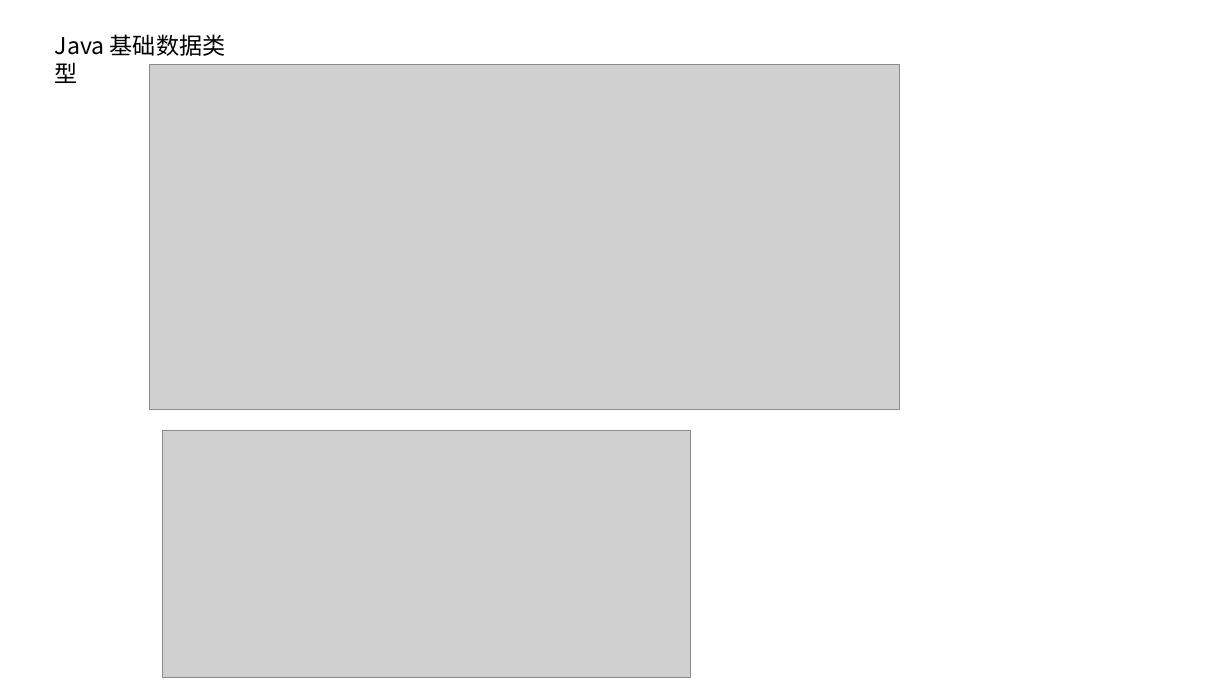
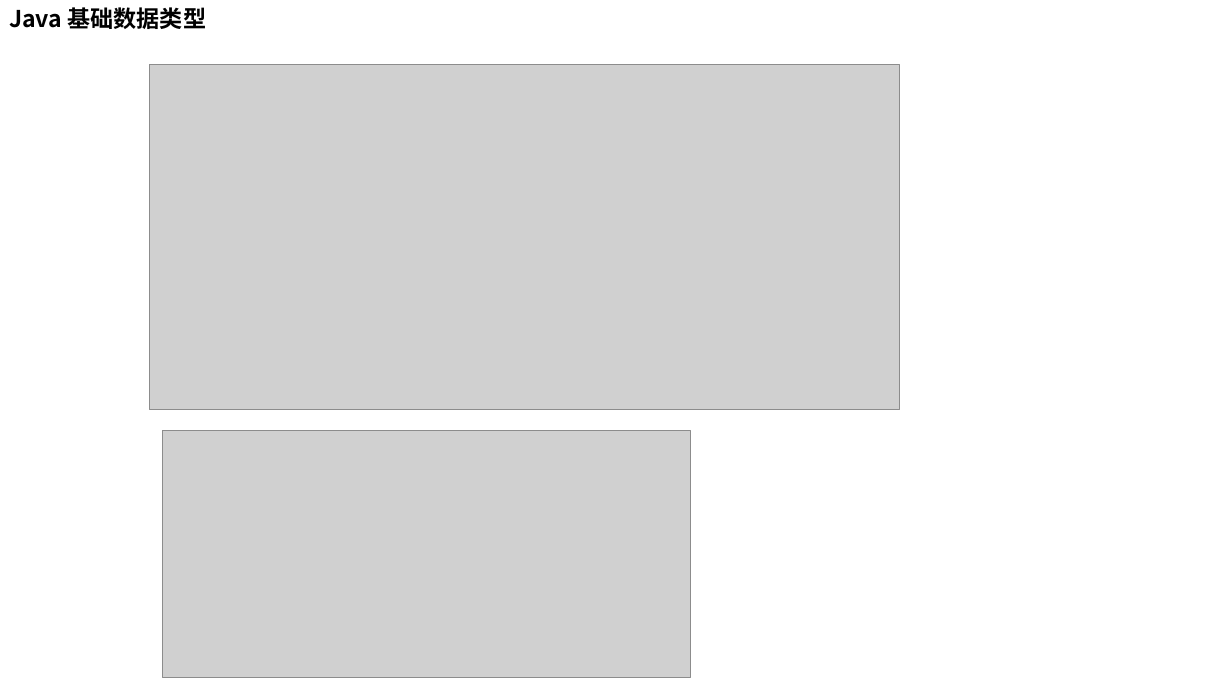
Before and after one commit to adwyxx/Node, a slide deck: slide 2 of Java.pptx. Drawn at 1232x693 pixels with LibreOffice and Linux fonts; fonts in the diff are those of the drawing; grey boxes stand for pictures. Boxes give left, top, right and bottom in pixels: in the first picture for what was removed or moved away, otherwise in the second. Text is boxed around its words. In the diff, an @@ line names an element or a change of style, - is before the commit and + after.

Commit message:
java jvm

```diff
--- a/Java.pptx
+++ b/Java.pptx
@@ text "Java 基础数据类型": place and size @@
-text "Java 基础数据类型" at bbox=[55, 34, 225, 83]
+text "Java 基础数据类型" at bbox=[9, 4, 207, 33]
@@ text "Java 基础数据类型" at bbox=[9, 4, 207, 33]: bold on @@
```
Also in this commit, not shown: 2 other slides changed, 3 slides added, 1 other file.
